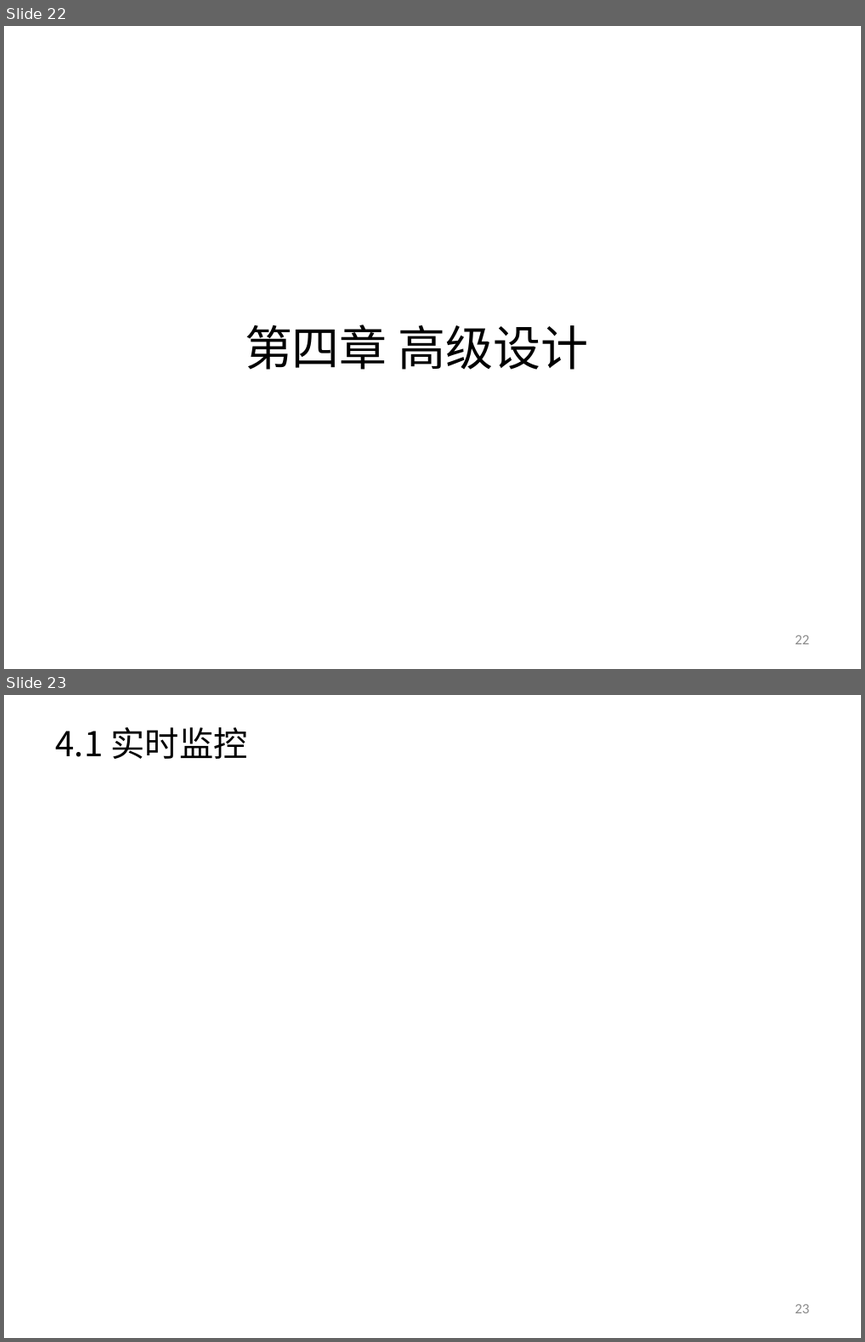
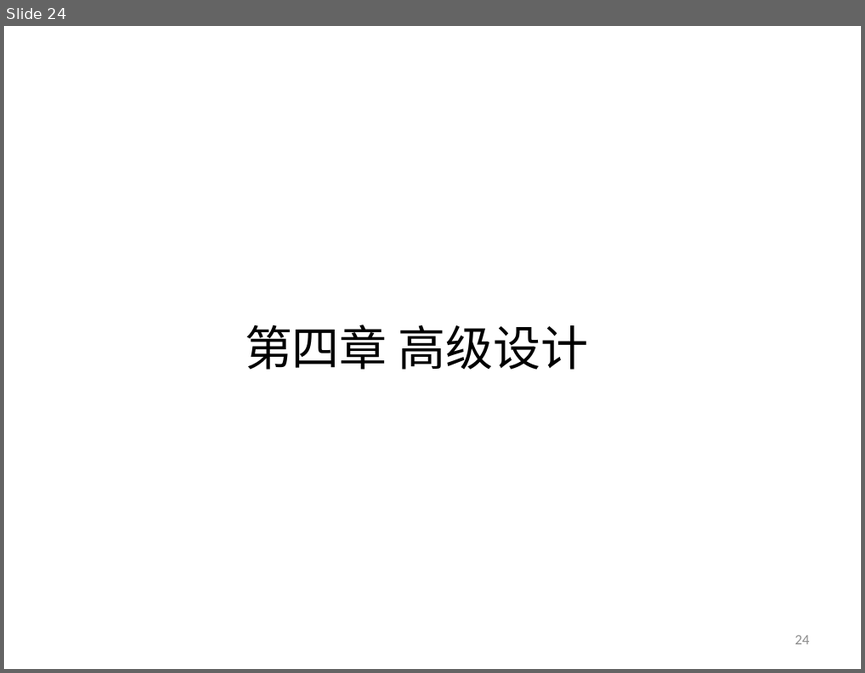
Before and after one commit to yessur3808/neural, a slide deck: docs/Neural_设计方案_V1.3.pptx. Shown one above the other, each under a label of ours: slides 22 and 23 before the commit, slide 24 after it. The pictures are 865x1342 and 865x673 pixels, drawn with LibreOffice and Linux fonts; fonts in the diff are those of the drawing. Boxes give left, top, right and bottom in pixels: in the first picture for what was removed or moved away, otherwise in the second. Text is boxed around its words. In the diff, an @@ line names an element or a change of style, - is before the commit and + after.

```diff
--- a/docs/Neural_设计方案_V1.3.pptx
+++ b/docs/Neural_设计方案_V1.3.pptx
@@ slide 23 removed at <box>4,695,861,1338</box>, background #FFFFFF @@
@@ title removed at <box>55,727,247,759</box> @@
-4.1 实时监控
@@ page number removed at <box>794,1304,809,1313</box> @@
-23
@@ what was slide 22 is now slide 24 @@
@@ page number at <box>794,635,809,644</box>: text changed @@
-22
+24
```
Also in this commit, not shown: 17 slides changed, 2 slides added, 14 other slides removed.
